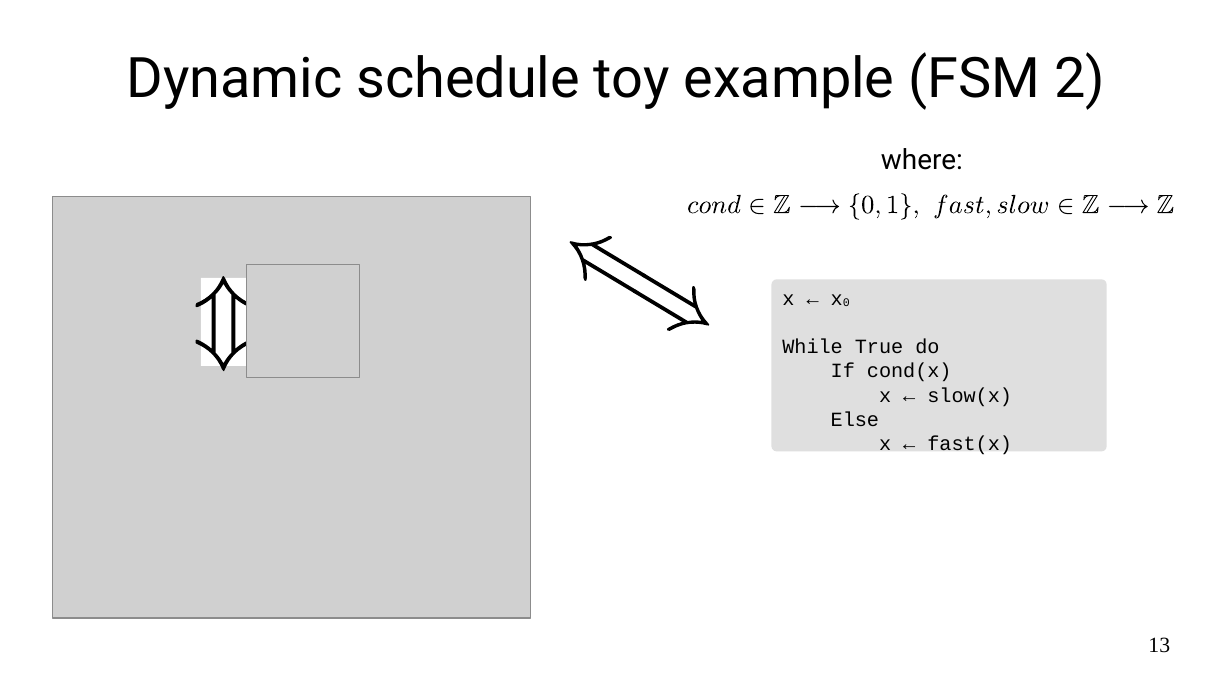
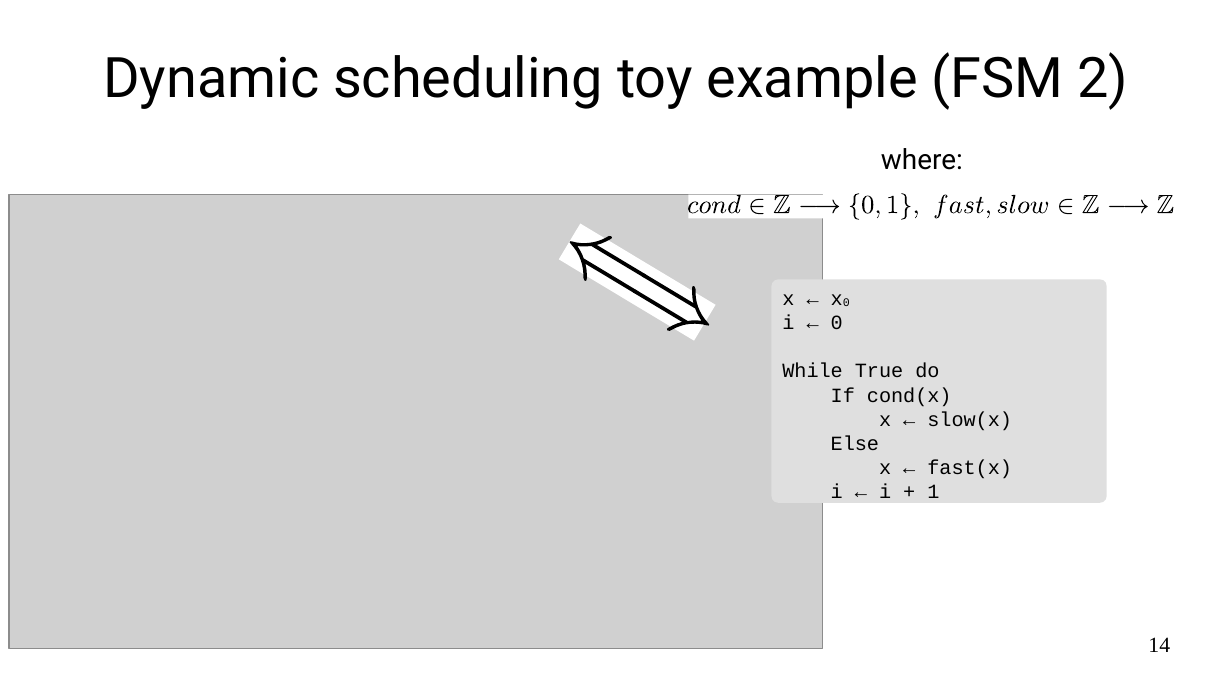
Before and after one commit to ulysse-lh/stage2024, a slide deck: slide 14 of slides/pres.odp (slide 13 before the commit). Drawn at 1232x693 pixels with LibreOffice and Linux fonts; fonts in the diff are those of the drawing; grey boxes stand for pictures. Boxes give left, top, right and bottom in pixels: in the first picture for what was removed or moved away, otherwise in the second. Text is boxed around its words. In the diff, an @@ line names an element or a change of style, - is before the commit and + after.

Commit message:
update slides

```diff
--- a/slides/pres.odp
+++ b/slides/pres.odp
@@ text at [103,52,1128,110]: text changed @@
-Dynamic schedule toy example (FSM 2)
+Dynamic scheduling toy example (FSM 2)
@@ picture: place and size @@
-picture at [53,197,531,618]
+picture at [9,195,823,650]
@@ picture removed at [246,265,359,378] @@
@@ freeform shape removed at [196,276,252,371] @@
@@ freeform shape removed at [201,278,247,367] @@
@@ rounded rectangle: place and size @@
-rounded rectangle at [771,279,1107,452]
+rounded rectangle at [771,279,1107,503]
@@ text at [782,314,843,329]: paragraph added @@
+i ← 0
@@ text at [831,484,939,498]: paragraph added @@
+i ← i + 1
@@ page number at [1148,637,1170,652]: text changed @@
-13
+14
```
Also in this commit, not shown: 6 other slides changed, 6 slides added.
